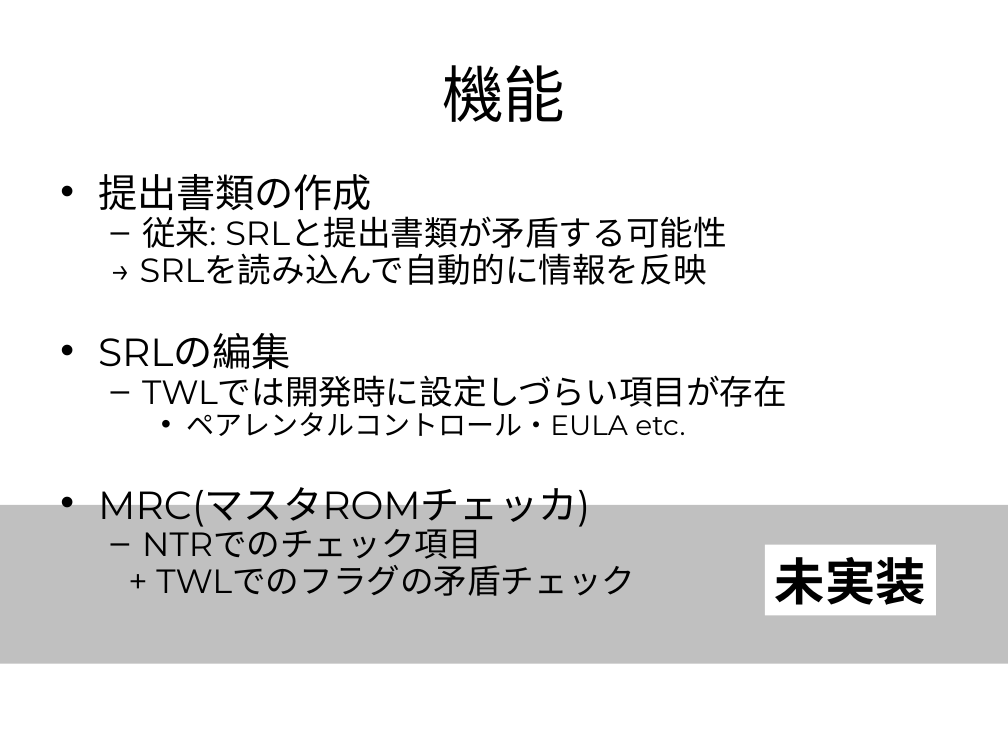
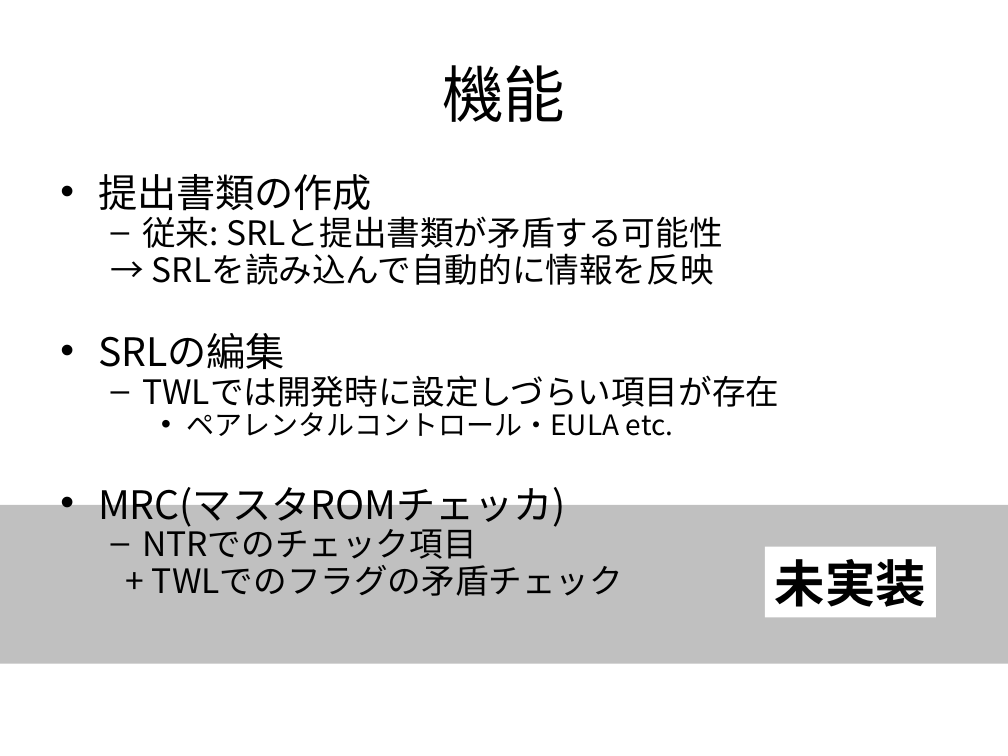
Before and after one commit to rvtr/TwlIPL, a slide deck: slide 3 of docs/マスタエディタ/マスタエディタ簡易仕様書.ppt. Drawn at 1008x756 pixels with LibreOffice and Linux fonts; fonts in the diff are those of the drawing. Boxes give left, top, right and bottom in pixels: in the first picture for what was removed or moved away, otherwise in the second. Text is boxed around its words. In the diff, an @@ line names an element or a change of style, - is before the commit and + after.

Commit message:
マスタエディタ:ドキュメント更新。クラス図ほか。

```diff
--- a/docs/マスタエディタ/マスタエディタ簡易仕様書.ppt
+++ b/docs/マスタエディタ/マスタエディタ簡易仕様書.ppt
@@ text "提出書類の作成" at box(98, 174, 779, 596): font Montserrat to Noto Sans CJK JP @@
@@ rectangle "未実装" at box(765, 546, 936, 617): font Arial to Noto Sans CJK JP @@
```
Also in this commit, not shown: 3 other slides changed, 2 other files.
